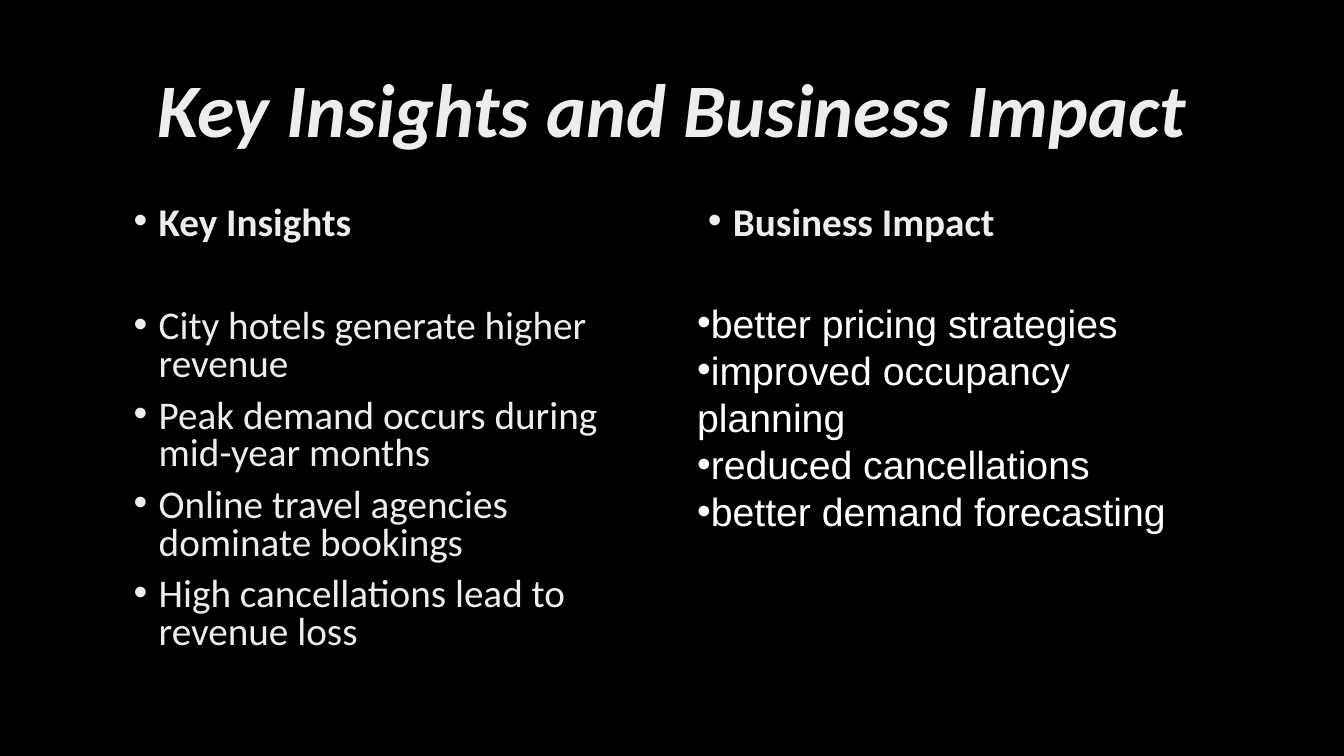
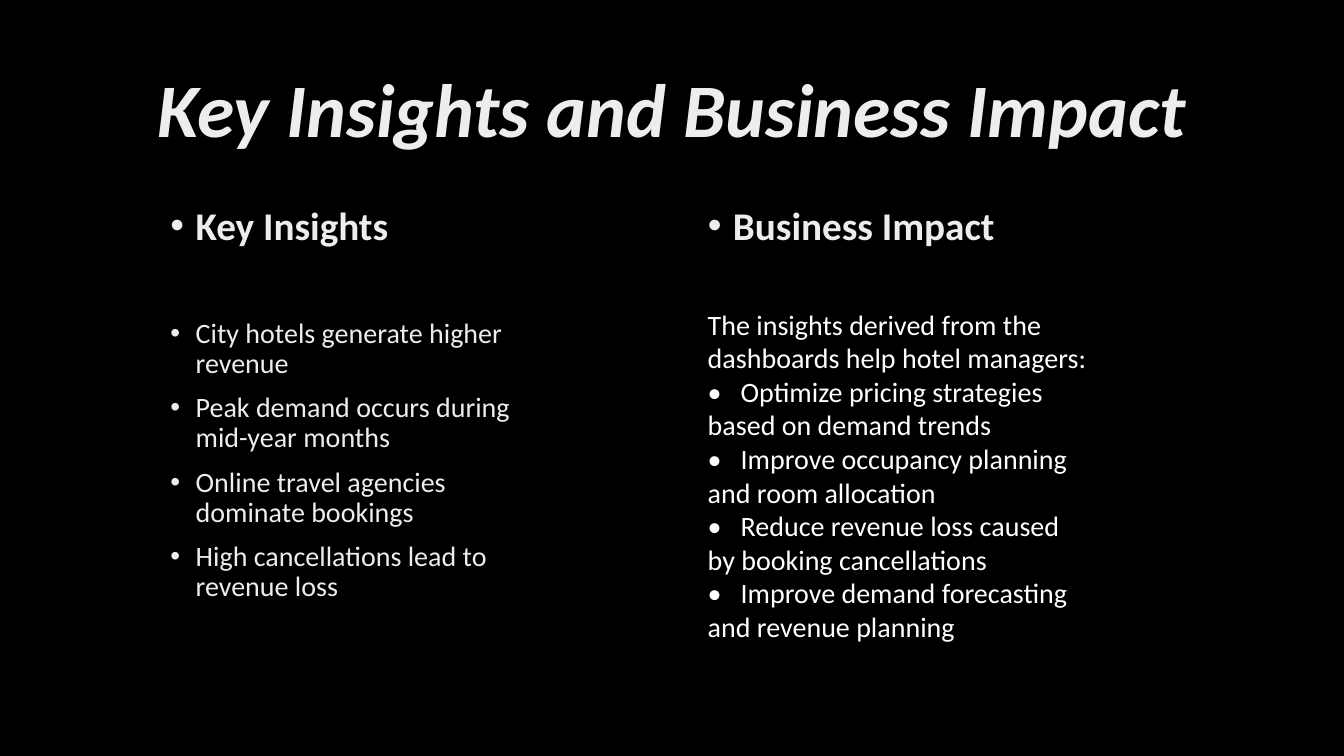
Before and after one commit to aiswarya08-moravaneni/Infosys_Internship, a slide deck: slide 13 of milestone-4.pptx. Drawn at 1344x756 pixels with LibreOffice and Linux fonts; fonts in the diff are those of the drawing; background and template pictures are left out. Boxes give left, top, right and bottom in pixels: in the first picture for what was removed or moved away, otherwise in the second. Text is boxed around its words. In the diff, an @@ line names an element or a change of style, - is before the commit and + after.

```diff
--- a/milestone-4.pptx
+++ b/milestone-4.pptx
@@ text "Key Insights": place and size @@
-text "Key Insights" at [159,208,598,646]
+text "Key Insights" at [196,212,510,597]
@@ text "Key Insights" at [196,212,510,597]: size 28 to 20 pt; line spacing 0.8 to 0.9 @@
@@ text "Business Impact" at [733,212,995,246]: line spacing 0.8 to 0.9 @@
@@ text at [708,315,1086,642]: text changed; size 28 to 20 pt; font Arial to Calibri @@
-• better pricing strategies
-• improved occupancy planning
-• reduced cancellations
-• better demand forecasting
+The insights derived from the dashboards help hotel managers:
+• Optimize pricing strategies based on demand trends
+• Improve occupancy planning and room allocation
+• Reduce revenue loss caused by booking cancellations
+• Improve demand forecasting and revenue planning
```
Also in this commit, not shown: 3 other slides changed.
